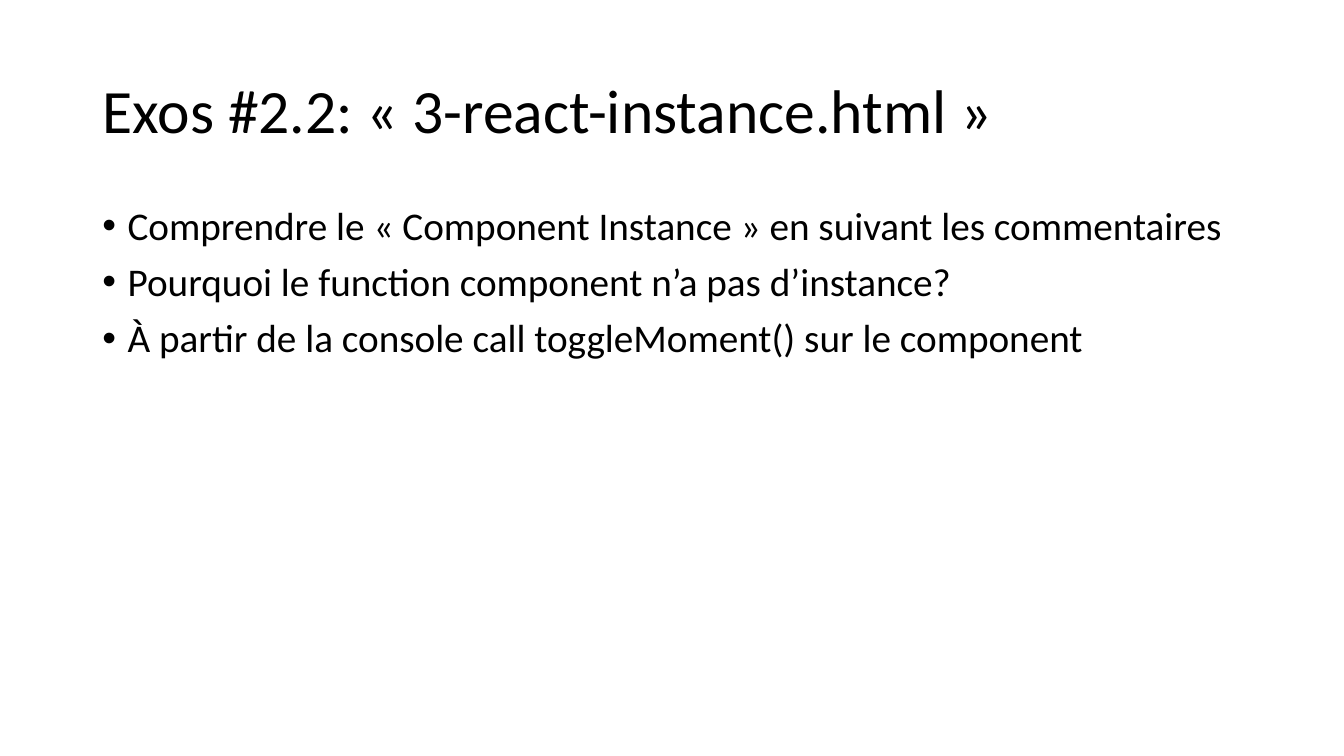
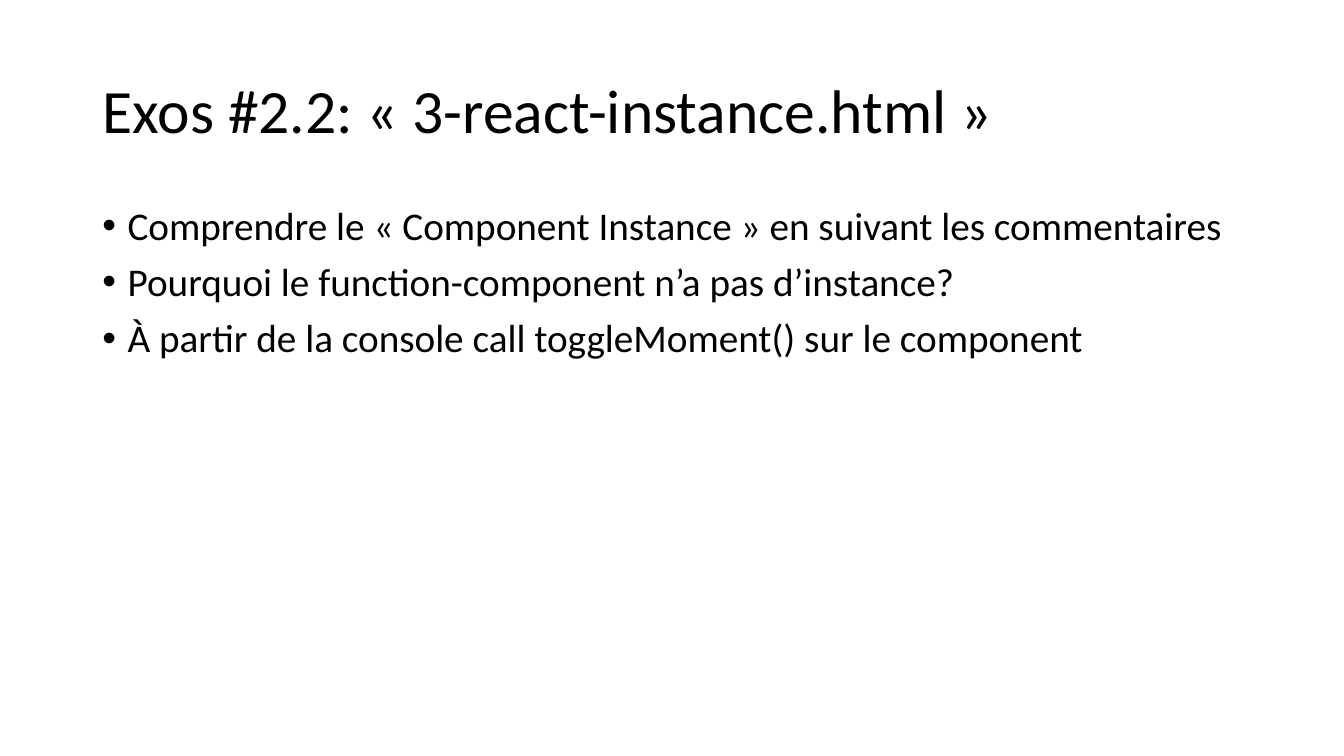
Before and after one commit to samuelgaudreau/formation-front-end-3, a slide deck: slide 19 of part-2/React-Perfo.pptx (slide 13 before the commit). Drawn at 1344x756 pixels with LibreOffice and Linux fonts; fonts in the diff are those of the drawing. Boxes give left, top, right and bottom in pixels: in the first picture for what was removed or moved away, otherwise in the second. Text is boxed around its words. In the diff, an @@ line names an element or a change of style, - is before the commit and + after.

Commit message:
Update du powerpoint React Under the hood

```diff
--- a/part-2/React-Perfo.pptx
+++ b/part-2/React-Perfo.pptx
@@ text at [128,268,954,303]: text changed @@
-• Pourquoi le function component n’a pas d’instance?
+• Pourquoi le function-component n’a pas d’instance?
```
Also in this commit, not shown: 13 other slides changed, 4 slides added, 1 slide removed.
